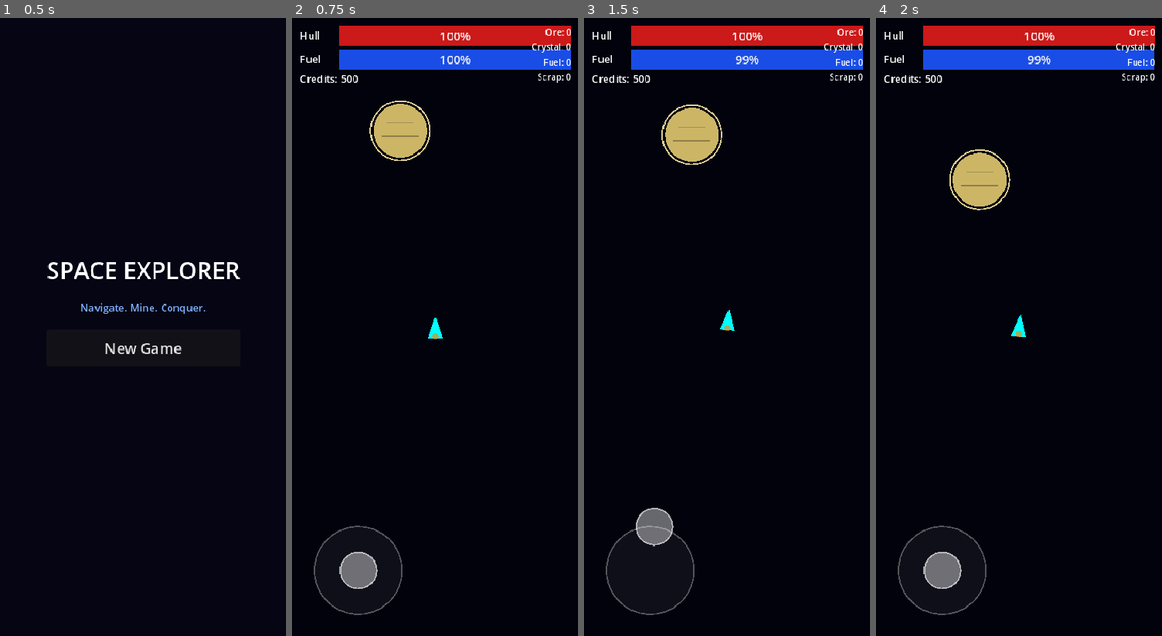
Above: before the commit, frames 1-4 (left to right).
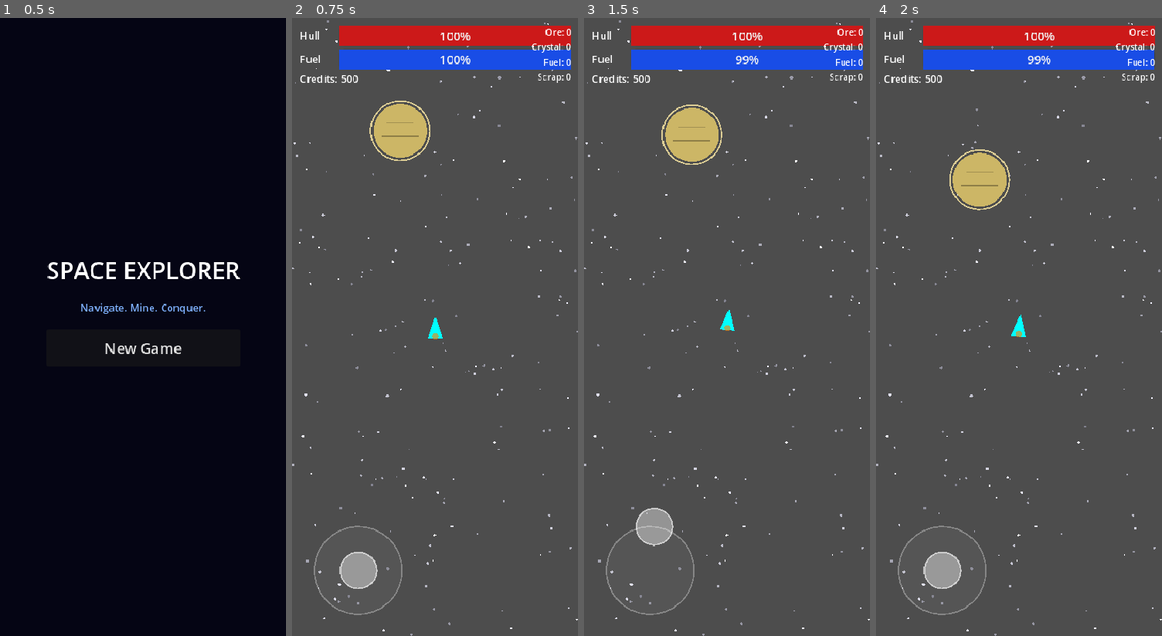
Above: after the commit, the same moments.

Repository: ichizh8/space-game-rt
Game: Godot game, scene res://scenes/main_menu.tscn
The game is run twice, just before and just after one commit, with the same random seed, the same clock (stepped at 60 frames per second) and the same inputs.
Inputs (mouse positions are in pixels of both pictures, inside the frame that each line leads up to):
- Up to frame 1 (0.5 s): no input
- Up to frame 2 (0.75 s): click "New Game" at 0.5 s
- Up to frame 3 (1.5 s): tap Enter at 1.25 s; drag from (649, 568) to (692, 129) at 1.27 s
- Up to frame 4 (2 s): no input

Frame 1 is identical in both runs. In frame 2, 93% of the frame differs, in the area x 0-100%, y 0-100%; in frame 3, 93%; in frame 4, 93%.

Commit message:
v5: remove black ColorRect, stars now visible behind game layer

Diff:
--- a/scenes/space_world.tscn
+++ b/scenes/space_world.tscn
@@ -8,17 +8,6 @@
 
 [node name="SpaceWorld" type="Node2D"]
 script = ExtResource("1")
-
-[node name="Background" type="ColorRect" parent="."]
-z_index = -10
-anchors_preset = 15
-anchor_right = 1.0
-anchor_bottom = 1.0
-offset_left = -2000.0
-offset_top = -2000.0
-offset_right = 2000.0
-offset_bottom = 2000.0
-color = Color(0.01, 0.01, 0.05, 1)
 
 [node name="StarLayer" type="CanvasLayer" parent="."]
 layer = -1
--- a/scripts/star_background.gd
+++ b/scripts/star_background.gd
@@ -14,14 +14,16 @@
 	var vp := get_viewport_rect().size
 	if vp.x <= 0:
 		vp = Vector2(390, 844)
-	var w := vp.x
-	var h := vp.y
 	for i in range(200):
-		_stars.append(Vector2(randf_range(0, w), randf_range(0, h)))
+		_stars.append(Vector2(randf_range(0, vp.x), randf_range(0, vp.y)))
 		_star_sizes.append(randf_range(0.8, 2.0))
-		var brightness := randf_range(0.4, 1.0)
-		_star_colors.append(Color(brightness, brightness, brightness + 0.1, 1.0))
+		var brightness := randf_range(0.5, 1.0)
+		_star_colors.append(Color(brightness, brightness, brightness + 0.05, 1.0))
 	_ready_done = true
+	queue_redraw()
+
+
+func _process(_delta: float) -> void:
 	queue_redraw()
 
 
Not shown, changed: web-export/index.html
Not shown, changed: web-export/index.pck
